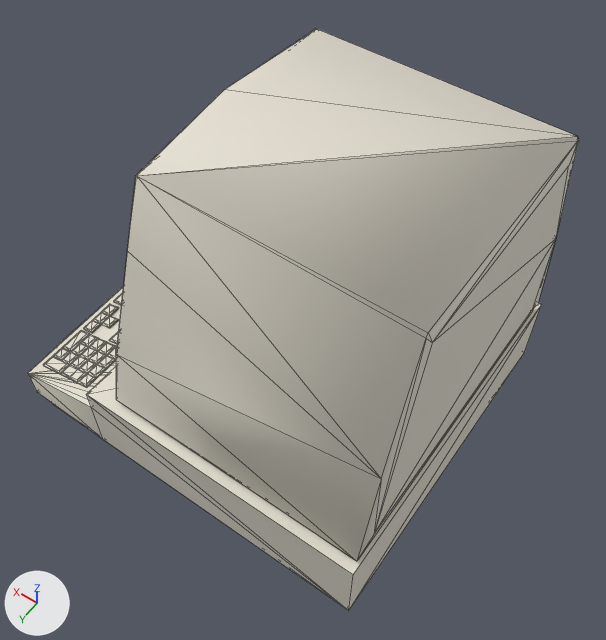
One commit to the glTF model web/public/assets/shop/monitor-05.lod.glb: the scene before it, then after it.
Rendered twice from a camera (50 mm lens) standing at (-0.624, 0.724, 1.335) and looking at (-0.142, 0.05, 0.275). The axes (+X, +Y, +Z) are drawn at lower left. The lights are the same throughout. The first picture is the older version. Mesh edges are drawn as thin lines. Where no turn or scale is listed for an object, it has been applied to the vertices. Vertices at exactly the same position are counted once.

The scene before the commit, as lines of its bpy script (objects in view):
```python
mat_mastermaterial = principled_material('MasterMaterial')
mat_mastermaterial.base_color = (0.78, 0.74, 0.64)  # white #e5dfd1
mat_mastermaterial.roughness = 0.6
me_plane_063 = bpy.data.meshes.new('Plane.063')
me_plane_063.from_pydata(...)  # 1258 vertices, 2485 faces; spans x -0.345..0.345, y -0.3..0.3, z -0.317..0.317
me_plane_063.materials.append(mat_mastermaterial)  # white #e5dfd1
# before: 0 (0.344, 0.297, -0.221) at pixel (27, 373), 2 (0.171, 0.3, -0.277) at pixel (103, 439), 3 (0.171, 0.3, -0.172) at pixel (91, 407), 4 (-0.345, 0.3, -0.277) at pixel (348, 610)
ob_mesh_monitor_05 = bpy.data.objects.new('Mesh_Monitor_05', me_plane_063)
ob_mesh_monitor_05.location = (-0.078, 0.023, 0.321)
```
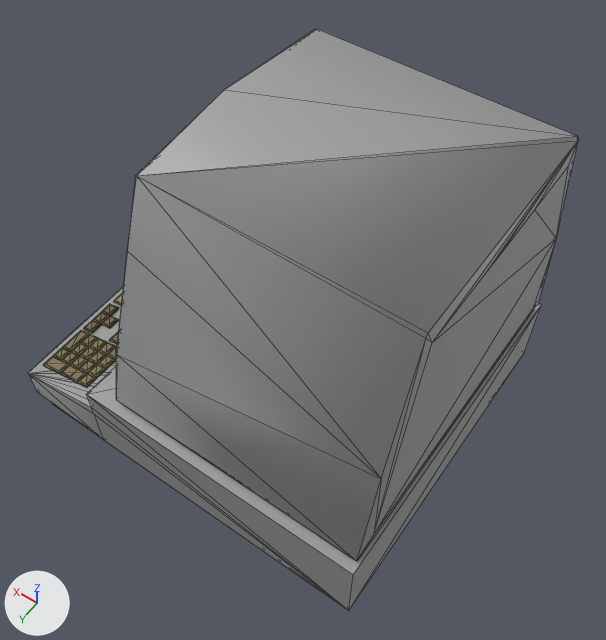
Location of each change, [x1, y1, x2, y2] in pixels of the pictures (606 x 640 px):
'Mesh_Monitor_05', surface changed, reshaped (white to grey): [28, 29, 579, 611] in both
part 1 of me_plane_063, reshaped: [28, 373, 346, 609] in both
part 2 of me_plane_063, reshaped: [433, 142, 577, 342] in both

Edits to the bpy script that builds the scene:
```text
Add img_mastermaterial1px:
    img_mastermaterial1px = load_image('MasterMaterial1px', '_unpacked/MasterMaterial1px', 32, 32, 'sRGB')
Change mat_mastermaterial:
    remove mat_mastermaterial.base_color = (0.78, 0.74, 0.64)  # white #e5dfd1
    mat_mastermaterial.roughness: 0.6 -> 0.5
    add mat_mastermaterial.texture = img_mastermaterial1px
Change me_plane_063:
    used by ob_mesh_monitor_05; location = (-0.078, 0.023, 0.321)
    verts and faces of me_plane_063; kept vertices keep their numbers, new ones are numbered from 1258
    remove me_plane_063.from_pydata(...)  # 1258 vertices, 2485 faces; spans x -0.345..0.345, y -0.3..0.3, z -0.317..0.317
    add me_plane_063.from_pydata(...)  # 1262 vertices, 2493 faces; spans x -0.345..0.345, y -0.3..0.3, z -0.317..0.317
    me_plane_063 part 1
    add delete_faces([(0, 2, 3), (2, 4, 3)])
    add verts[1258] = (0.171, 0.3, -0.192)  # pixel (93, 413)
    add faces += [(0, 1258, 3), (0, 2, 1258), (2, 4, 1258), (3, 1258, 4)]
    me_plane_063 part 2
    2 faces are deleted
    3 vertices are added at (-0.343, -0.076, 0.276), (-0.343, 0.049, 0.276), (-0.343, 0.024, 0.276)
    8 new faces join them
```
